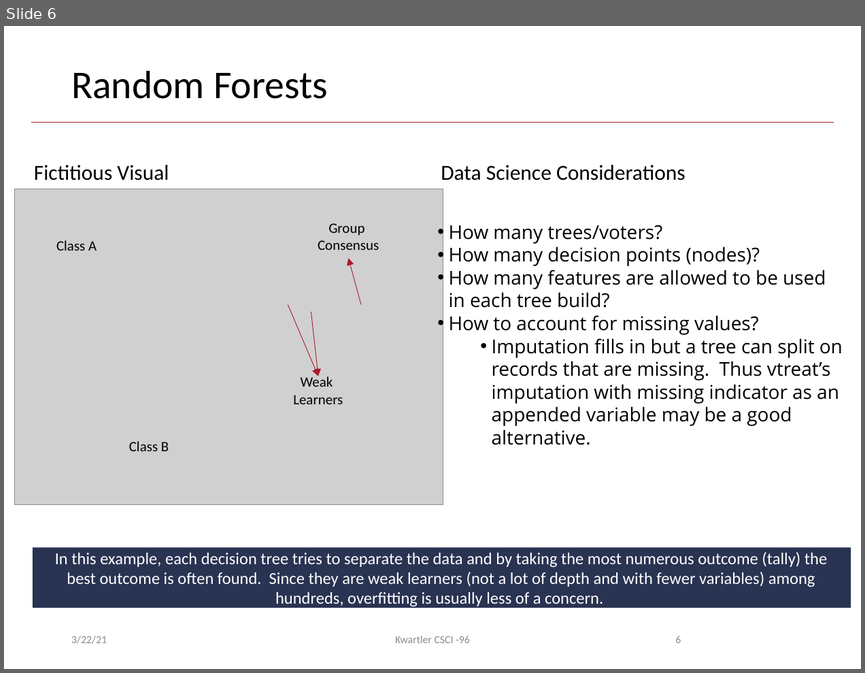
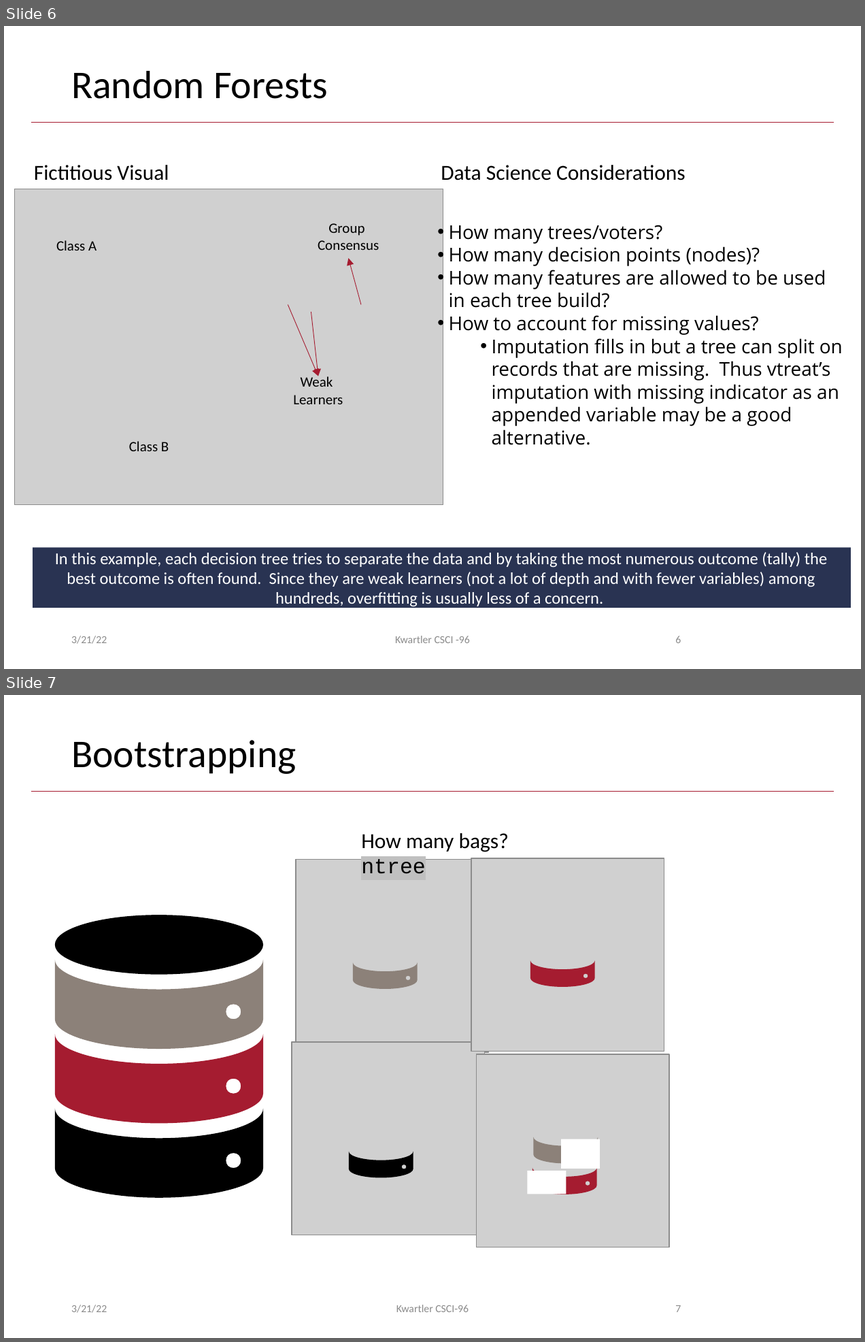
Before and after one commit to kwartler/Harvard_DataMining_Business_Student, a slide deck: Lessons/G_RF_TimeSeries/RandomForests.pptx. Shown one above the other, each under a label of ours: slide 6 before the commit, slides 6 and 7 after it. The pictures are 865x673 and 865x1342 pixels, drawn with LibreOffice and Linux fonts; fonts in the diff are those of the drawing; grey boxes stand for pictures; background and template pictures are left out. Boxes give left, top, right and bottom in pixels: in the first picture for what was removed or moved away, otherwise in the second. Text is boxed around its words. In the diff, an @@ line names an element or a change of style, - is before the commit and + after.

```diff
--- a/Lessons/G_RF_TimeSeries/RandomForests.pptx
+++ b/Lessons/G_RF_TimeSeries/RandomForests.pptx
@@ slide 7 added at <box>4,695,861,1338</box>, background #FFFFFF; not listed: 1 template element that a slide beside it also shows @@
@@ title added at <box>71,740,296,774</box>, 33 pt, text #000000 @@
+Bootstrapping
@@ text added at <box>361,833,509,874</box>, 18 pt, text #000000 @@
+How many bags? ntree
@@ picture added at <box>471,858,664,1051</box> @@
@@ picture added at <box>295,860,488,1052</box> @@
@@ freeform shape added at <box>353,962,417,989</box>, fill #8C8179 @@
@@ freeform shape added at <box>530,961,594,987</box>, fill #A51C30 @@
@@ picture added at <box>292,1042,485,1235</box> @@
@@ picture added at <box>476,1054,669,1246</box> @@
@@ group added at <box>54,915,263,1197</box>: 4 freeform shapes @@
@@ freeform shape added at <box>534,1137,598,1164</box>, fill #8C8179 @@
@@ rectangle added at <box>561,1139,600,1169</box>, fill #FFFFFF @@
@@ freeform shape added at <box>349,1151,413,1177</box>, fill #000000 @@
@@ rectangle added at <box>528,1170,566,1193</box>, fill #FFFFFF @@
@@ freeform shape added at <box>532,1167,597,1193</box>, fill #A51C30 @@
@@ text added at <box>71,1304,107,1312</box>, 9 pt, text #8C8C8C @@
+3/21/22
@@ text added at <box>396,1304,468,1312</box>, 9 pt, text #8C8C8C @@
+Kwartler CSCI-96
@@ page number added at <box>675,1305,681,1312</box>, 9 pt, text #8C8C8C @@
+7
@@ slide 6 changed as well @@
@@ text at <box>71,635,107,643</box>: text changed @@
-3/22/21
+3/21/22
```
Also in this commit, not shown: 8 other slides changed, 2 other slides added, 1 slide removed, 11 other files.
